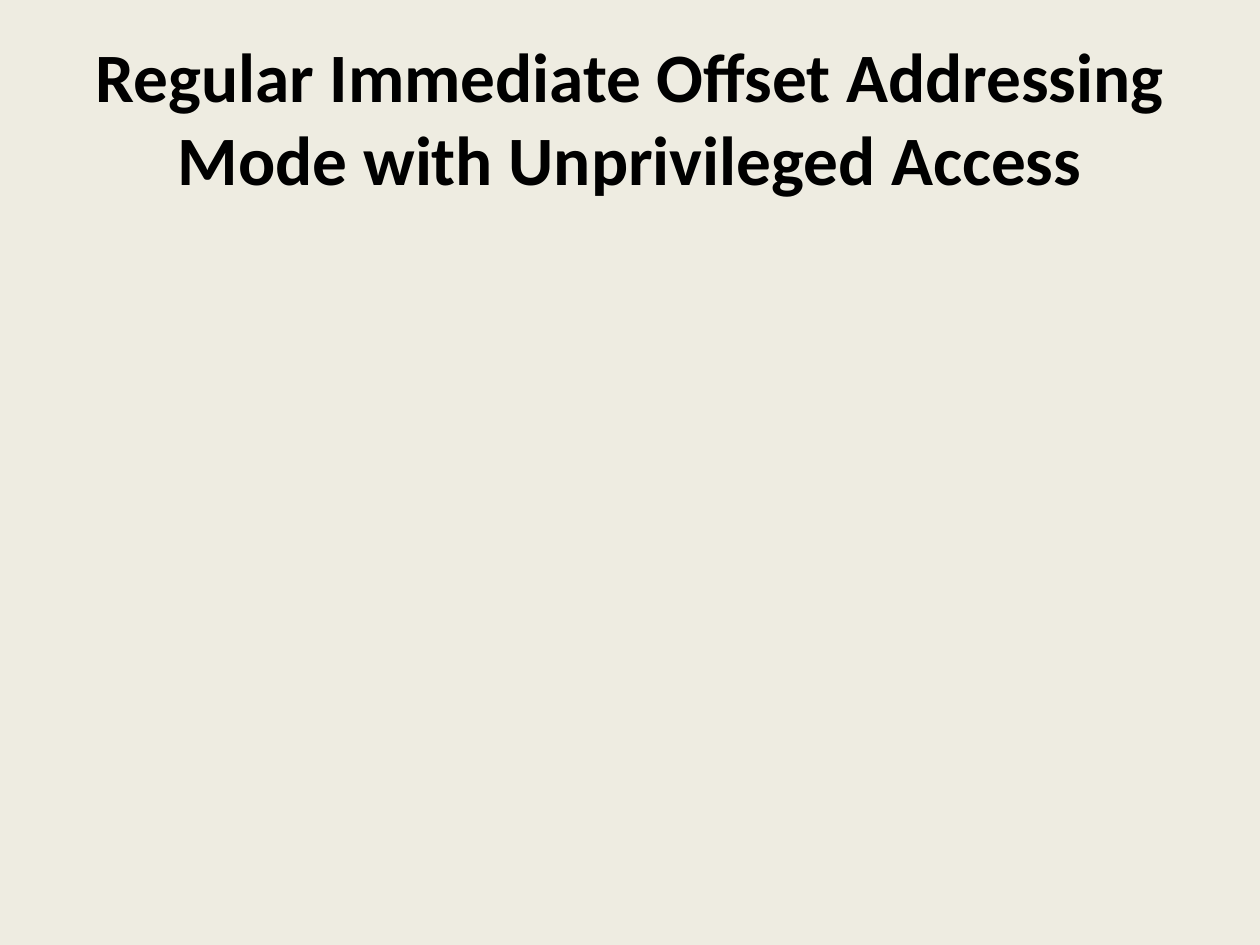
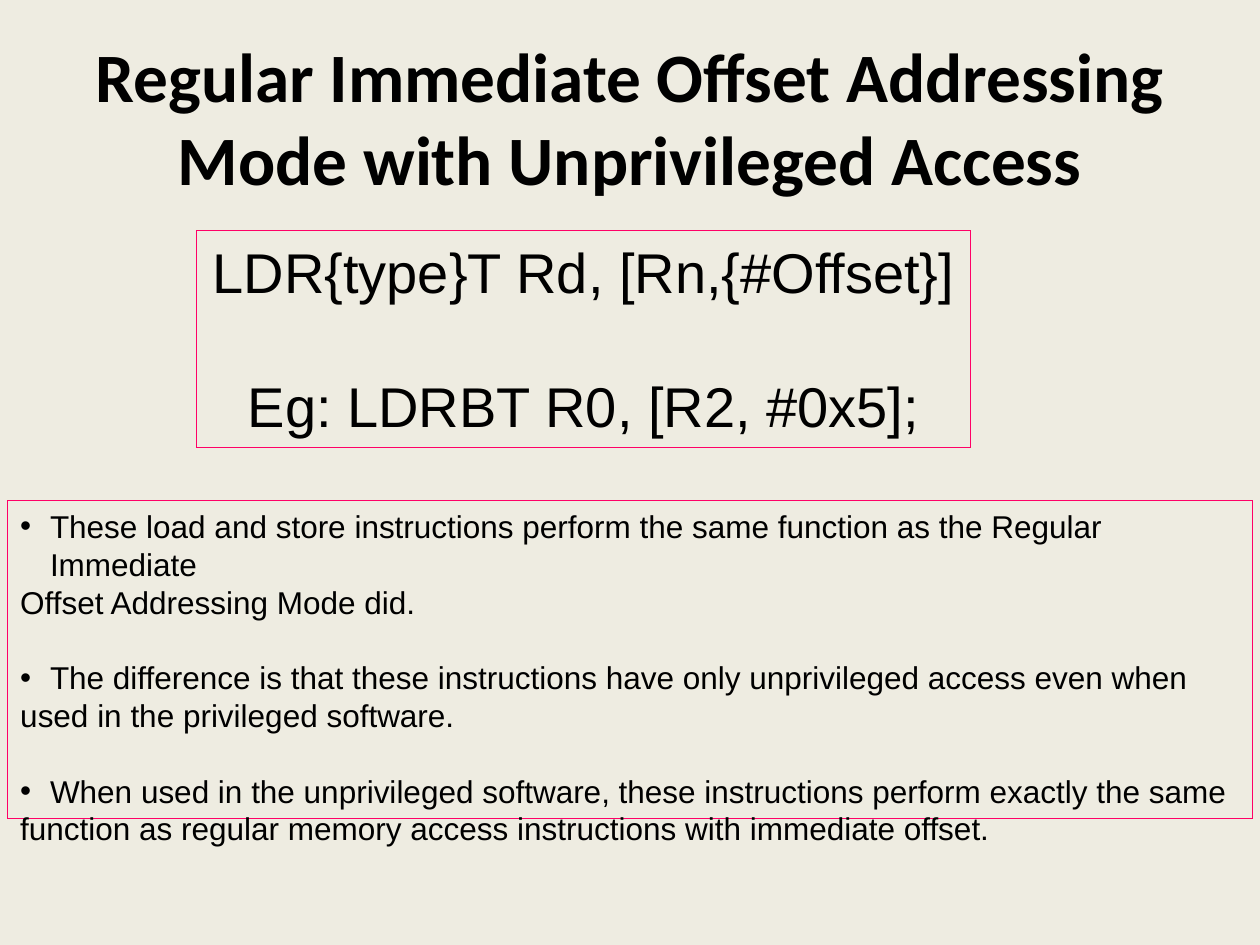
Before and after one commit to girishsukukumar/ARM-Architecture, a slide deck: slide 26 of Module-5.pptx (slide 21 before the commit). Drawn at 1260x945 pixels with LibreOffice and Linux fonts; fonts in the diff are those of the drawing. Boxes give left, top, right and bottom in pixels: in the first picture for what was removed or moved away, otherwise in the second. Text is boxed around its words. In the diff, an @@ line names an element or a change of style, - is before the commit and + after.

```diff
--- a/Module-5.pptx
+++ b/Module-5.pptx
@@ rectangle added at [197,231,970,447], outline #FF0066 0.75 pt, 32 pt, text #000000 @@
+LDR{type}T Rd, [Rn,{#Offset}]
+Eg: LDRBT R0, [R2, #0x5];
@@ rectangle added at [8,501,1252,819], outline #FF0066 0.75 pt, 18 pt, text #000000 @@
+• These load and store instructions perform the same function as the Regular Immediate
+Offset Addressing Mode did.
+• The difference is that these instructions have only unprivileged access even when
+used in the privileged software.
+• When used in the unprivileged software, these instructions perform exactly the same
+function as regular memory access instructions with immediate offset.
```
Also in this commit, not shown: 5 other slides changed, 24 slides added, 1 slide removed.
